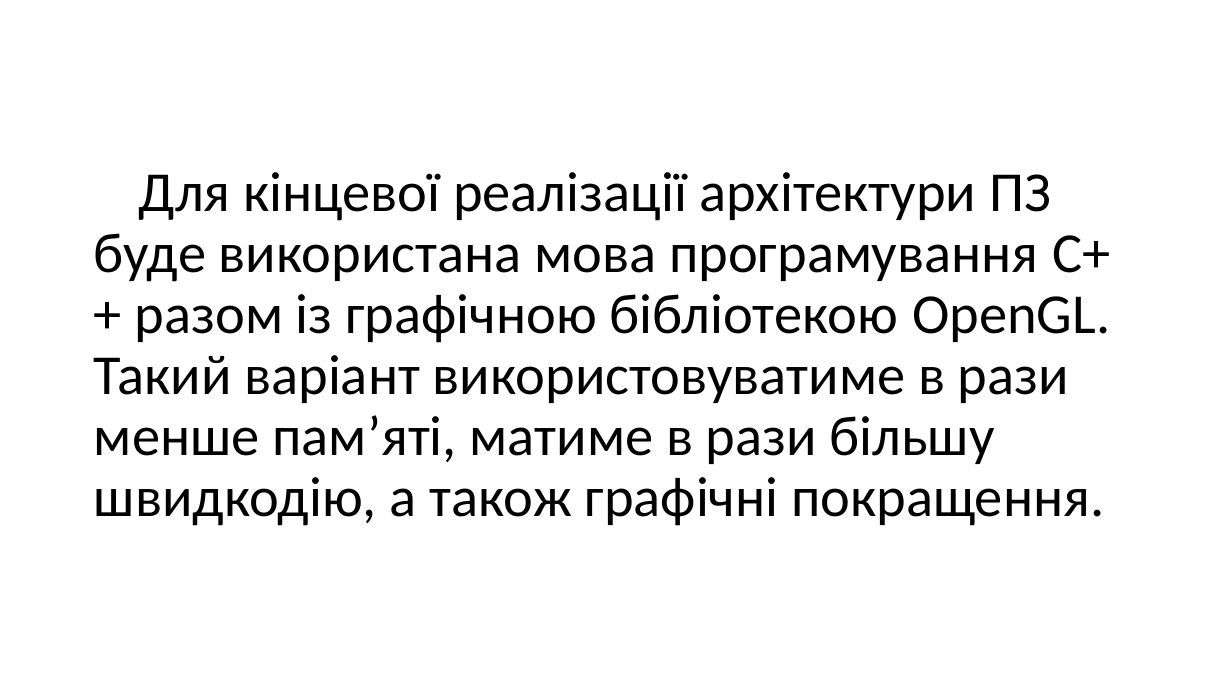
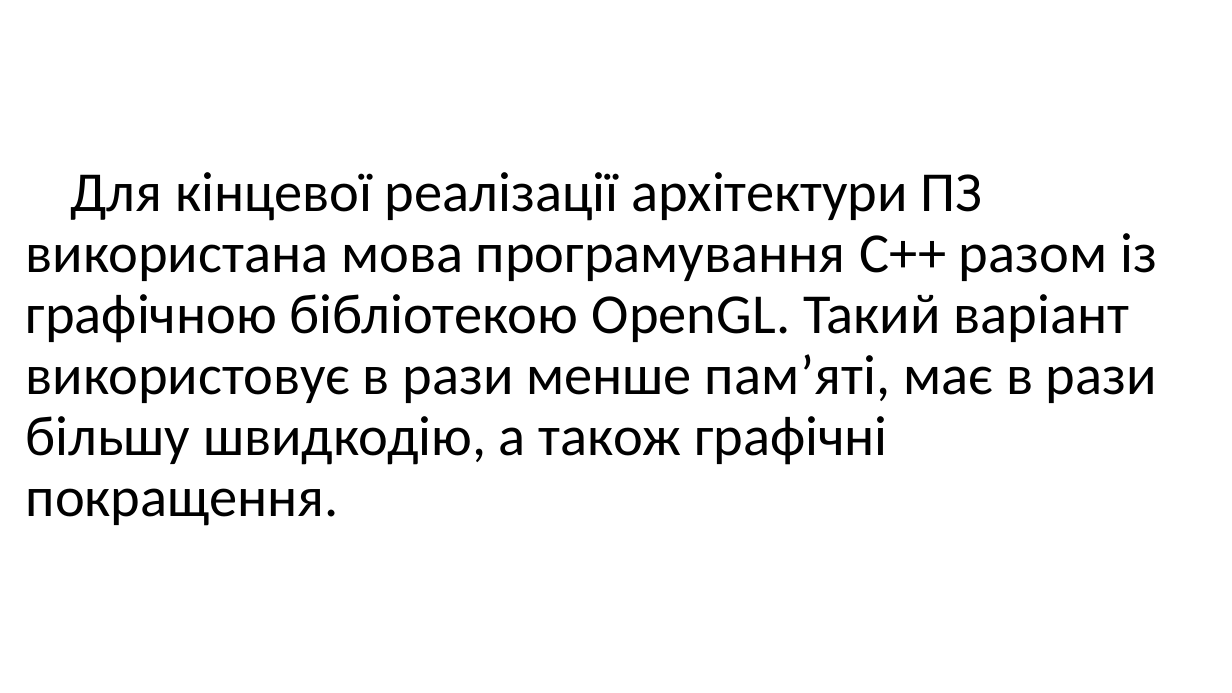
Before and after one commit to maldenol/spacepioneers, a slide deck: slide 5 of МАНУ2020.pptx. Drawn at 1232x693 pixels with LibreOffice and Linux fonts; fonts in the diff are those of the drawing; background and template pictures are left out. Boxes give left, top, right and bottom in pixels: in the first picture for what was removed or moved away, otherwise in the second. Text is boxed around its words. In the diff, an @@ line names an element or a change of style, - is before the commit and + after.

```diff
--- a/МАНУ2020.pptx
+++ b/МАНУ2020.pptx
@@ title at (26, 172, 1157, 526): text changed @@
-Для кінцевої реалізації архітектури ПЗ буде використана мова програмування C++ разом із графічною бібліотекою OpenGL. Такий варіант використовуватиме в рази менше пам’яті, матиме в рази більшу швидкодію, а також графічні покращення.
+Для кінцевої реалізації архітектури ПЗ використана мова програмування C++ разом із графічною бібліотекою OpenGL. Такий варіант використовує в рази менше пам’яті, має в рази більшу швидкодію, а також графічні покращення.
```
Also in this commit, not shown: 11 other slides changed, 1 other file.
